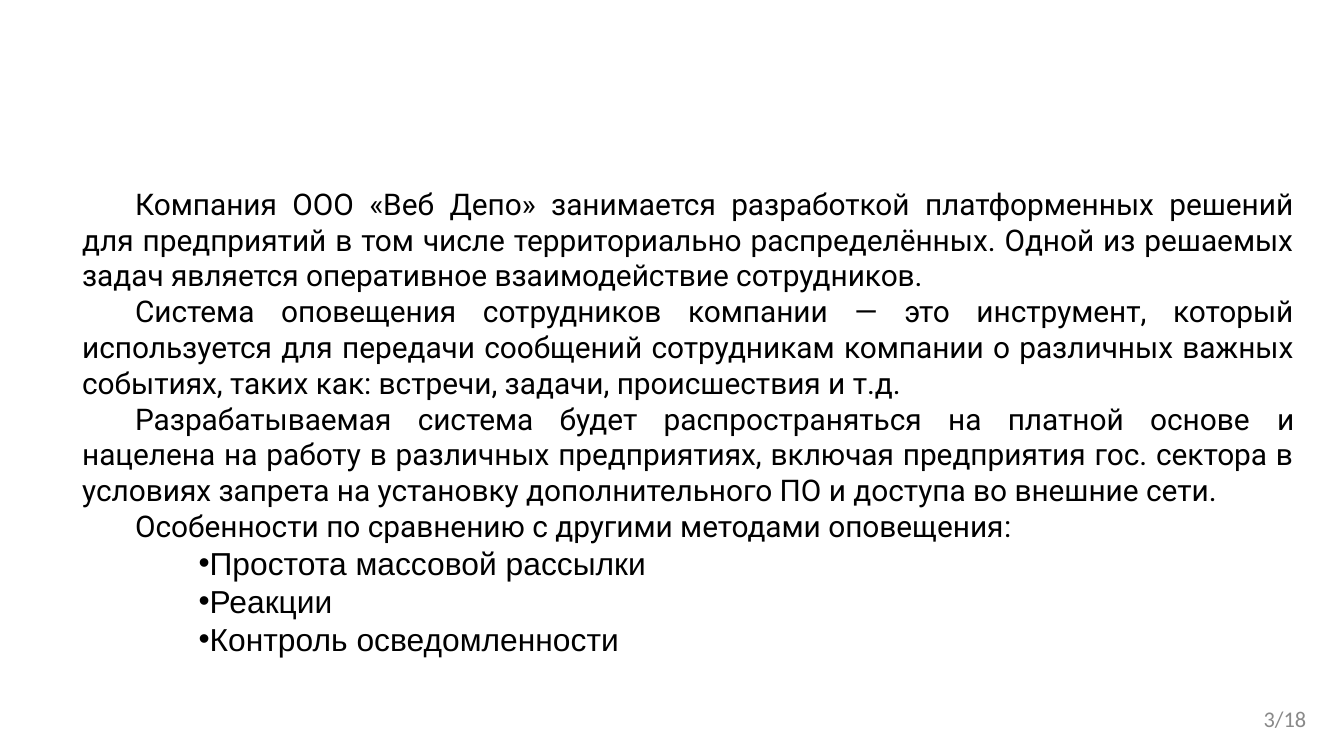
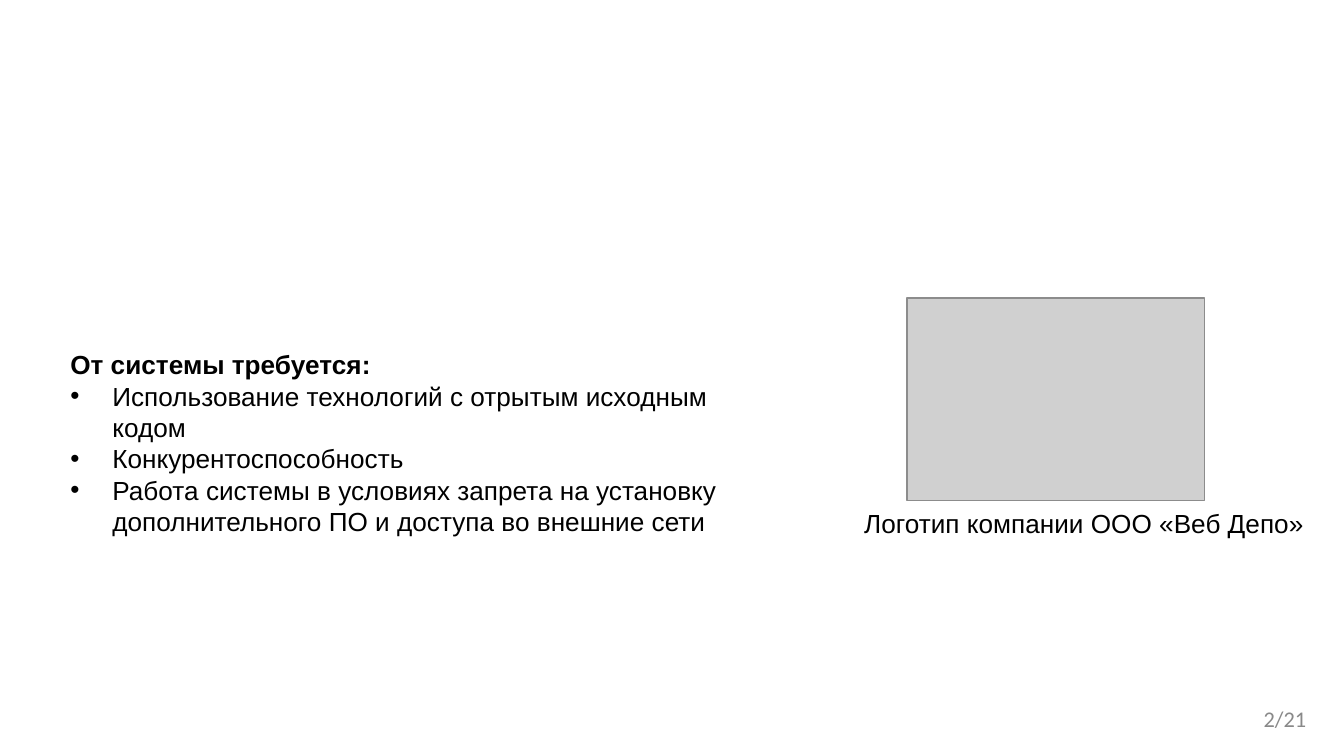
Before and after one commit to VladMexon/DiplomaProject, a slide deck: slide 2 of РИС-20-2б-Мехоношин-ВА-ПП.pptx (slide 3 before the commit). Drawn at 1344x756 pixels with LibreOffice and Linux fonts; fonts in the diff are those of the drawing; grey boxes stand for pictures; background and template pictures are left out. Boxes give left, top, right and bottom in pixels: in the first picture for what was removed or moved away, otherwise in the second. Text is boxed around its words. In the diff, an @@ line names an element or a change of style, - is before the commit and + after.

```diff
--- a/РИС-20-2б-Мехоношин-ВА-ПП.pptx
+++ b/РИС-20-2б-Мехоношин-ВА-ПП.pptx
@@ text removed at (82, 192, 1294, 657) @@
-Компания ООО «Веб Депо» занимается разработкой платформенных решений для предприятий в том числе территориально распределённых. Одной из решаемых задач является оперативное взаимодействие сотрудников.
-Система оповещения сотрудников компании — это инструмент, который используется для передачи сообщений сотрудникам компании о различных важных событиях, таких как: встречи, задачи, происшествия и т.д.
-Разрабатываемая система будет распространяться на платной основе и нацелена на работу в различных предприятиях, включая предприятия гос. сектора в условиях запрета на установку дополнительного ПО и доступа во внешние сети.
-Особенности по сравнению с другими методами оповещения:
-• Простота массовой рассылки
-• Реакции
-• Контроль осведомленности
@@ picture added at (907, 298, 1204, 501) @@
@@ text added at (70, 355, 716, 537), 14 pt, text #000000 @@
+От системы требуется:
+• Использование технологий с отрытым исходным кодом
+• Конкурентоспособность
+• Работа системы в условиях запрета на установку дополнительного ПО и доступа во внешние сети
@@ text added at (864, 514, 1304, 538), 14 pt, text #000000 @@
+Логотип компании ООО «Веб Депо»
@@ page number at (1264, 711, 1307, 728): text changed @@
-3/18
+2/21
```
Also in this commit, not shown: 13 other slides changed, 5 slides added, 10 other files.
